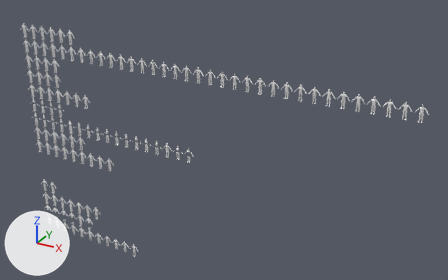
Before and after pictures for a commit that changed the Blender file Attires/Attires_ALL.blend.
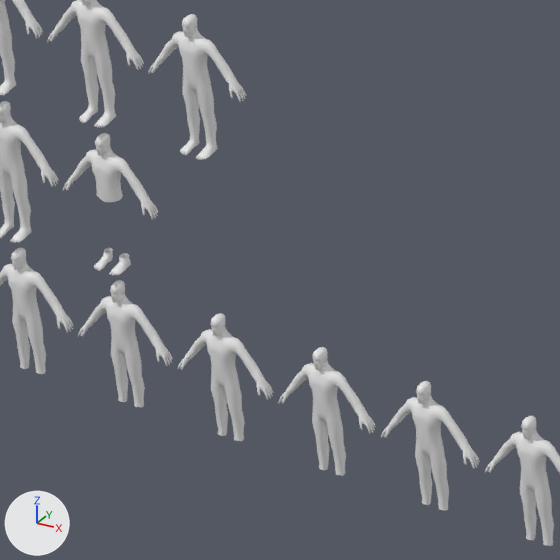
The first picture shows the older version from a 50 mm lens placed at (59.3, -55.7, 47.7), pointed at (27.1, 3.0, 18.3). The close-ups show the older and then the newer version on the part from 18% to 28% of the width and 74% to 91% of the height of that picture. Only the edits that show in the close-ups are written down. The axes (+X, +Y, +Z) are drawn at lower left. The lights are the same throughout.

Before the edit, the objects in view are built like this:
```python
me_cube_003 = bpy.data.meshes.new('Cube.003')
me_cube_003.from_pydata(...)  # 425 vertices, 683 faces; spans x 0.0..0.68, y -0.15..0.12, z 0.08..1.77
me_cube_003.polygons.foreach_set('use_smooth', [True] * 683)
me_cube_003.materials.append(mat_pitch_black)  # white #e7e7e7
me_cube_029 = bpy.data.meshes.new('Cube.029')
me_cube_029.from_pydata(...)  # 487 vertices, 803 faces; spans x 0.0..0.68, y -0.22..0.12, z 0.0..1.77
me_cube_029.polygons.foreach_set('use_smooth', [True] * 803)
me_cube_029.materials.append(mat_pitch_black)  # white #e7e7e7
ob_playermodel_010 = bpy.data.objects.new('PlayerModel.010', me_cube_003)
ob_playermodel_010.location = (12.0, 0.0, 0.0)
_m = ob_playermodel_010.modifiers.new('Mirror', 'MIRROR')
_m.use_clip = True
ob_playermodel_020 = bpy.data.objects.new('PlayerModel.020', me_cube_003)
ob_playermodel_020.location = (6.0, 0.0, 0.0)
_m = ob_playermodel_020.modifiers.new('Mirror', 'MIRROR')
_m.use_clip = True
ob_playermodel_081 = bpy.data.objects.new('PlayerModel.081', me_cube_029)
ob_playermodel_081.location = (6.0, 0.0, 4.0)
_m = ob_playermodel_081.modifiers.new('Mirror', 'MIRROR')
_m.use_clip = True
# also in view: 'PlayerModel.062' at (7.5, -0.1, 2.9); 'PlayerModel.085' at (9.0, -0.1, 4.9); 'PlayerModel.007' at (7.5, 0.0, 0.9); 'PlayerModel.012' at (13.5, 0.0, 0.9); 'PlayerModel.061' at (6.0, -0.1, 2.9)
```
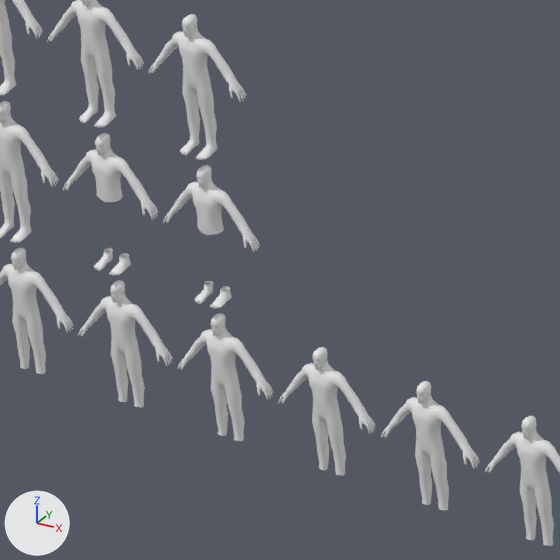
What changed in the scene script:
```text
Add ob_playermodel_119:
    ob_playermodel_119 = bpy.data.objects.new('PlayerModel.119', me_cube_015)
    ob_playermodel_119.location = (9.0, 0.0, 2.0)
    _m = ob_playermodel_119.modifiers.new('Mirror', 'MIRROR')
    _m.use_clip = True
```

Location of each change, [x1, y1, x2, y2] in pixels of the close-ups (560 x 560 px):
'PlayerModel.119', added
    after: [163, 165, 260, 309]
